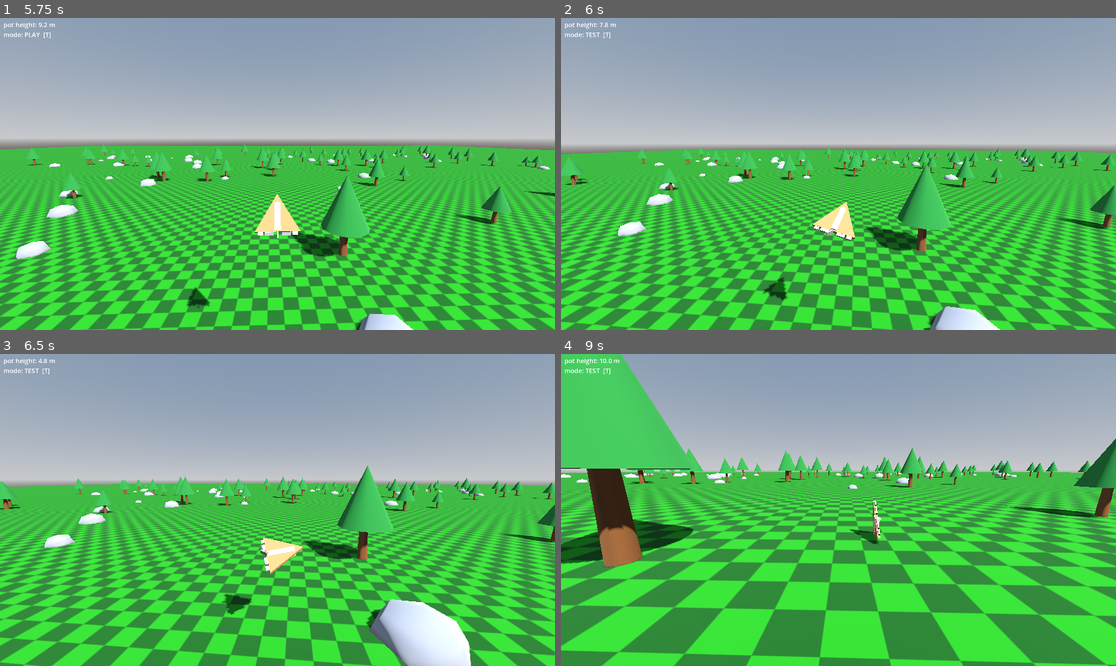
Above: before the commit, frames 1-4 (two rows, left to right).
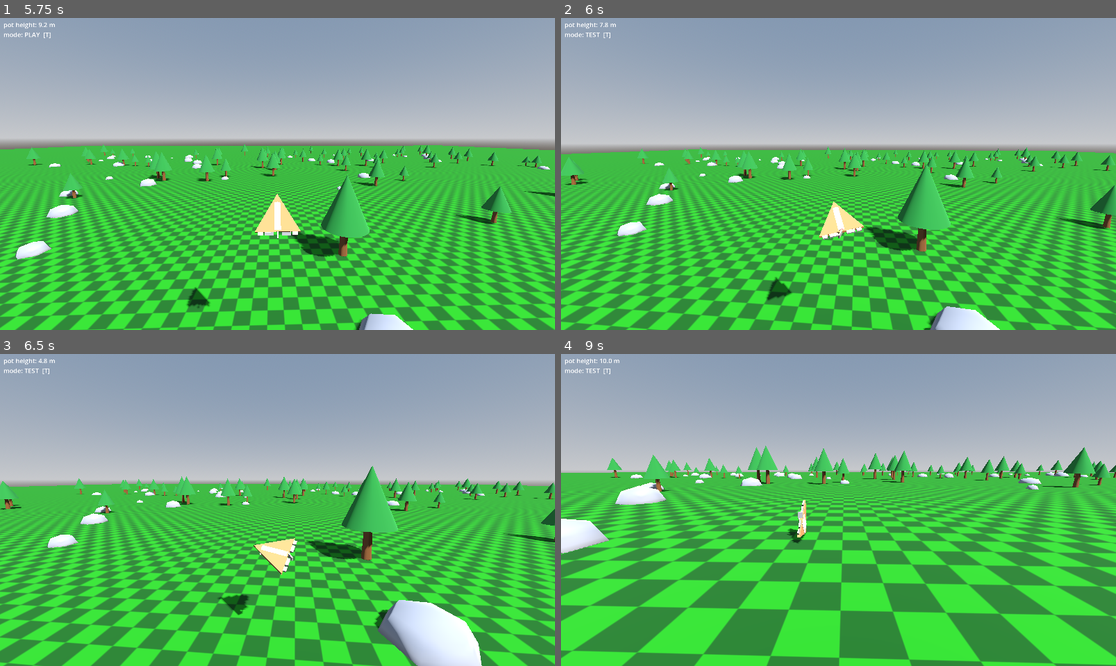
Above: after the commit, the same moments.

Repository: westonkelliher/glider
Game: Godot game, scene res://scenes/main.tscn
Same seed, same stepped clock (60 frames per second), same inputs: the game is played once before the commit and once after it.
Inputs (mouse positions are in pixels of both pictures, inside the frame that each line leads up to):
- Up to frame 1 (5.75 s): tap Enter at 0.5 s; move the mouse to (305, 174) at 0.52 s; hold Shift (air_roll) 0.53-1.28 s; hold W (move_forward) from 0.53 s (still down); move the mouse to (249, 174) at 1.27 s; tap T at 1.35, 2.85, 4.35 s; move the mouse to (288, 167) at 2.02 s; hold Shift (air_roll) 2.03-2.78 s; move the mouse to (271, 180) at 2.77 s; move the mouse to (316, 177) at 3.52 s; hold Shift (air_roll) 3.53-4.28 s; move the mouse to (233, 170) at 4.27 s; move the mouse to (283, 174) at 5.02 s; hold Shift (air_roll) from 5.03 s (still down)
- Up to frame 2 (6 s): move the mouse to (816, 167) at 5.77 s; release W (move_forward) at 5.78 s; release Shift (air_roll) at 5.78 s; hold D (move_right) from 5.78 s (still down); tap T at 5.85 s
- Up to frame 3 (6.5 s): keep holding D (move_right)
- Up to frame 4 (9 s): move the mouse to (866, 510) at 6.52 s; release D (move_right) at 6.53 s; hold Shift (air_roll) 6.53-7.28 s; hold W (move_forward) 6.53-8.78 s; move the mouse to (810, 510) at 7.27 s; tap T at 7.35, 8.85 s; move the mouse to (849, 503) at 8.02 s; hold Shift (air_roll) 8.03-8.78 s; move the mouse to (832, 516) at 8.77 s; hold A (move_left) from 8.78 s (still down)

Frame 1 is identical in both runs. In frame 2, 0.6% of the frame differs, in the area x 1-100%, y 42-100%; in frame 3, 20%; in frame 4, 53%, in the area x 0-100%, y 0-100%.

Commit message:
Fix yaw direction inversion (rotate about DOWN); restore Q/E binds
Co-Authored-By: Claude Opus 4.8 <noreply@anthropic.com>

Diff:
--- a/project.godot
+++ b/project.godot
@@ -77,13 +77,13 @@
 }
 yaw_left={
 "deadzone": 0.2,
-"events": [Object(InputEventKey,"resource_local_to_scene":fa …(140 unchanged characters)… d":false,"keycode":0,"physical_keycode":69,"key_label":0,"unicode":101,"location":0,"echo":false,"script":null)
+"events": [Object(InputEventKey,"resource_local_to_scene":fa …(140 unchanged characters)… d":false,"keycode":0,"physical_keycode":81,"key_label":0,"unicode":113,"location":0,"echo":false,"script":null)
 , Object(InputEventJoypadButton,"resource_local_to_scene":false,"resource_name":"","device":-1,"button_index":9,"pressure":0.0,"pressed":false,"script":null)
 ]
 }
 yaw_right={
 "deadzone": 0.2,
-"events": [Object(InputEventKey,"resource_local_to_scene":fa …(140 unchanged characters)… d":false,"keycode":0,"physical_keycode":81,"key_label":0,"unicode":113,"location":0,"echo":false,"script":null)
+"events": [Object(InputEventKey,"resource_local_to_scene":fa …(140 unchanged characters)… d":false,"keycode":0,"physical_keycode":69,"key_label":0,"unicode":101,"location":0,"echo":false,"script":null)
 , Object(InputEventJoypadButton,"resource_local_to_scene":false,"resource_name":"","device":-1,"button_index":10,"pressure":0.0,"pressed":false,"script":null)
 ]
 }
--- a/scripts/glider_body.gd
+++ b/scripts/glider_body.gd
@@ -187,7 +187,7 @@
 	# local axes, so control stays relative to the glider's orientation.
 	rotate_object_local(Vector3.RIGHT, ail_pitch * PITCH_MULT * delta) # pitch
 	rotate_object_local(Vector3.BACK, ail_roll * ROLL_MULT * delta)    # roll
-	rotate_object_local(Vector3.UP, ail_yaw * YAW_MULT * delta)        # yaw
+	rotate_object_local(Vector3.DOWN, ail_yaw * YAW_MULT * delta)      # yaw (right = nose right)
 
 	## speeds, directions and velocities from potential (pot) values
 	# pot values
